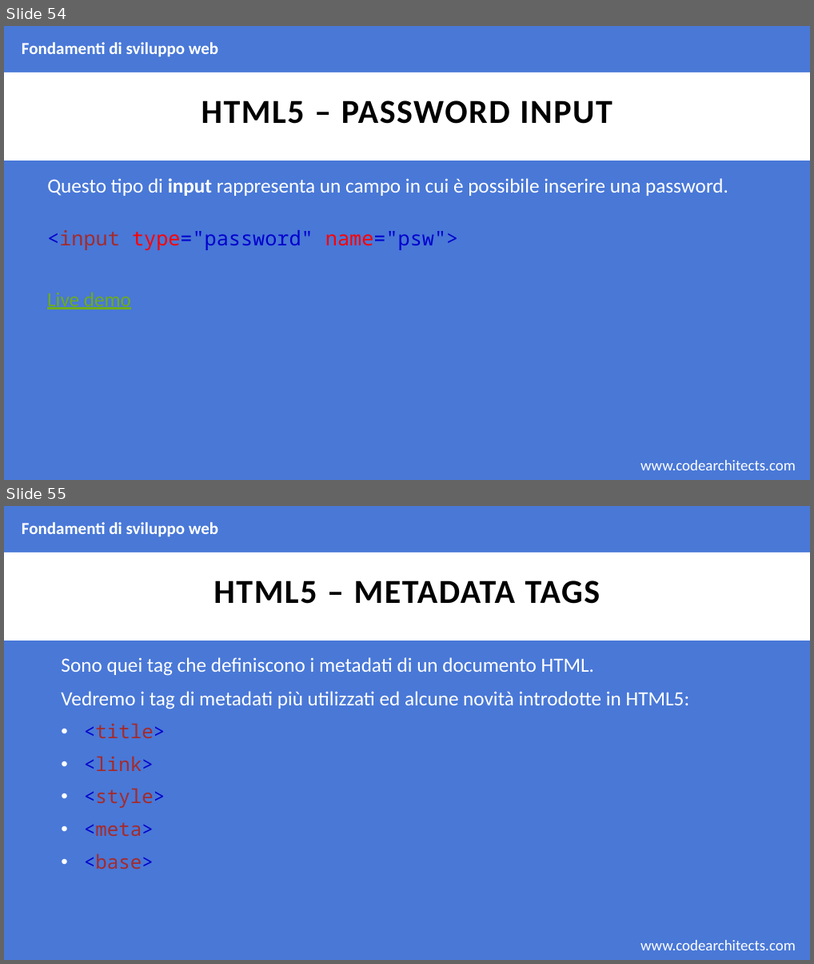
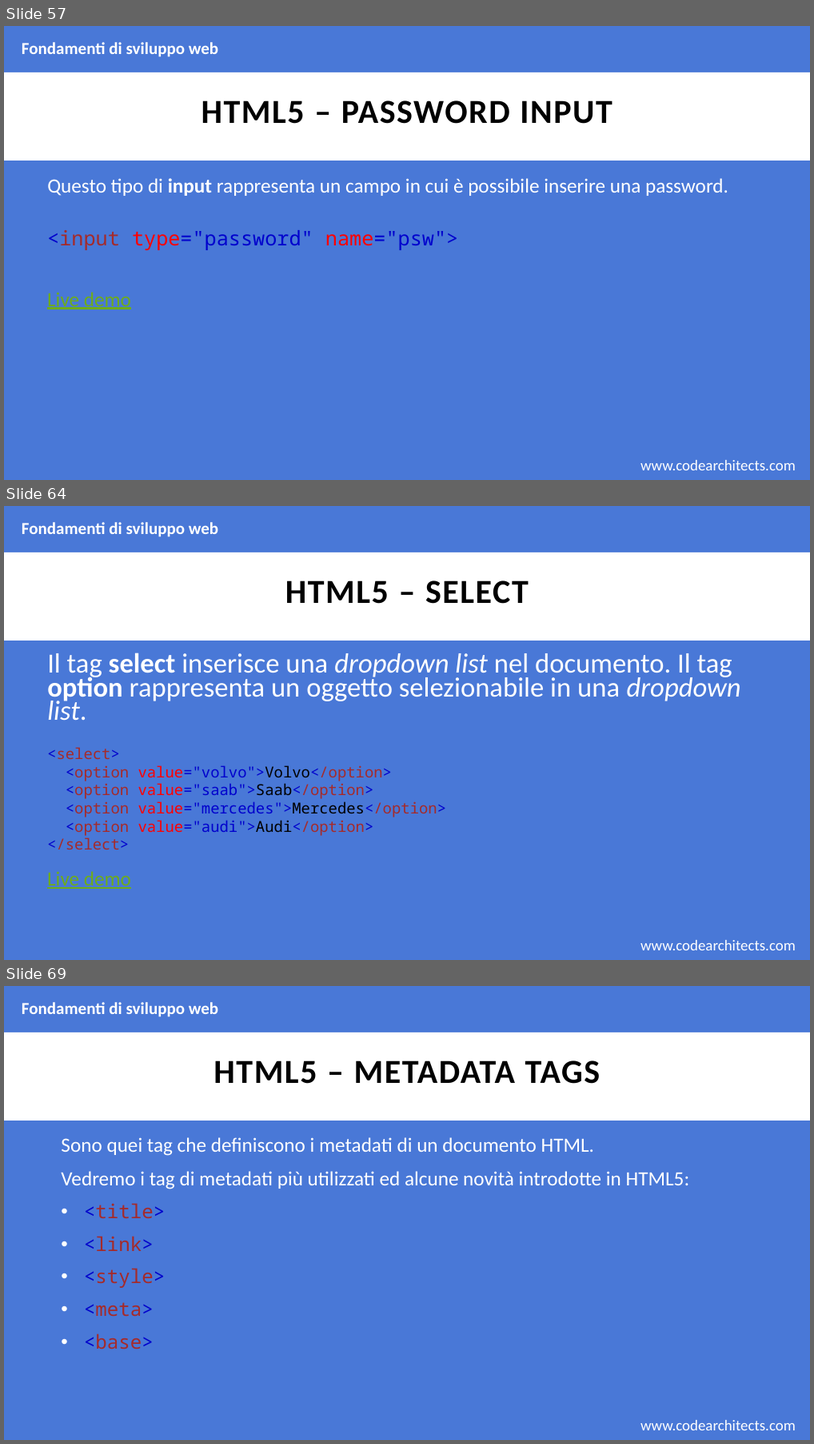
Before and after one commit to CodeArchitectsTraining/fondamenti-sviluppo-web-29052018, a slide deck: slides/html.pptx. Shown one above the other, each under a label of ours: slides 54 and 55 before the commit, slides 57, 64 and 69 after it; the slides between them are not shown. The pictures are 814x964 and 814x1444 pixels, drawn with LibreOffice and Linux fonts; fonts in the diff are those of the drawing; background and template pictures are left out. Boxes give left, top, right and bottom in pixels: in the first picture for what was removed or moved away, otherwise in the second. Text is boxed around its words. In the diff, an @@ line names an element or a change of style, - is before the commit and + after.

Commit message:
completed html, needs revision

```diff
--- a/slides/html.pptx
+++ b/slides/html.pptx
@@ slide 64 added at (x1=4, y1=506, x2=810, y2=960), background #4978D7; not listed: 2 template elements that a slide beside it also shows @@
@@ text added at (x1=22, y1=522, x2=218, y2=537), 20 pt, text #FFFFFF, bold @@
+Fondamenti di sviluppo web
@@ title added at (x1=286, y1=580, x2=529, y2=604), 40 pt, text #000000, bold @@
+HTML5 – SELECT
@@ text added at (x1=47, y1=652, x2=742, y2=720), 33 pt, text #FFFFFF @@
+Il tag select inserisce una dropdown list nel documento. Il tag option rappresenta un oggetto selezionabile in una dropdown list.
@@ text added at (x1=47, y1=747, x2=447, y2=849), 18 pt, text #A52A2A @@
+<select>
+<option value="volvo">Volvo</option>
+<option value="saab">Saab</option>
+<option value="mercedes">Mercedes</option>
+<option value="audi">Audi</option>
+</select>
@@ text added at (x1=47, y1=871, x2=131, y2=888), 24 pt, text #6EAC1C, underline @@
+Live demo
@@ what was slide 54 is now slide 57 @@
@@ what was slide 55 is now slide 69 @@
```
Also in this commit, not shown: 1 slide changed, 18 other slides added, 1 other file.
